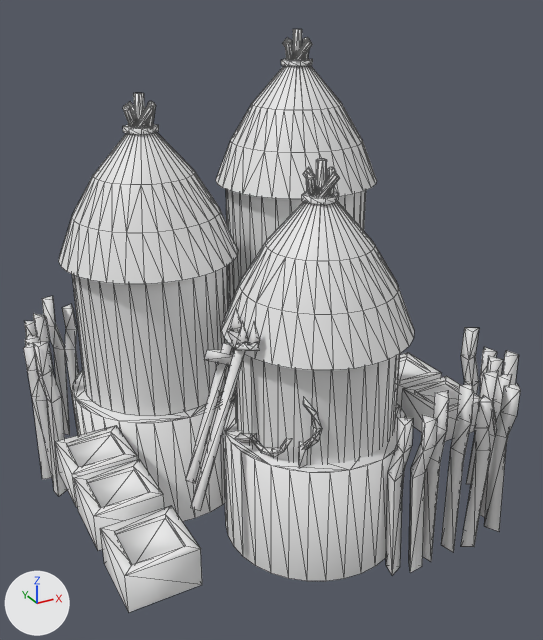
Before and after pictures for a commit that changed the COLLADA model art/meshes/structural/nok/farmstead.dae.
The view is the same before and after, from a camera (50 mm lens) standing at (-13.0, -21.9, 13.2) and looking at (-2.5, -2.8, 3.7). The axes (+X, +Y, +Z) are drawn at lower left. The lights are the same throughout. The first picture is the older version. Mesh edges are drawn as thin lines. Materials are left out; every surface is plain grey.

Objects in the first picture: 'farmstead'.
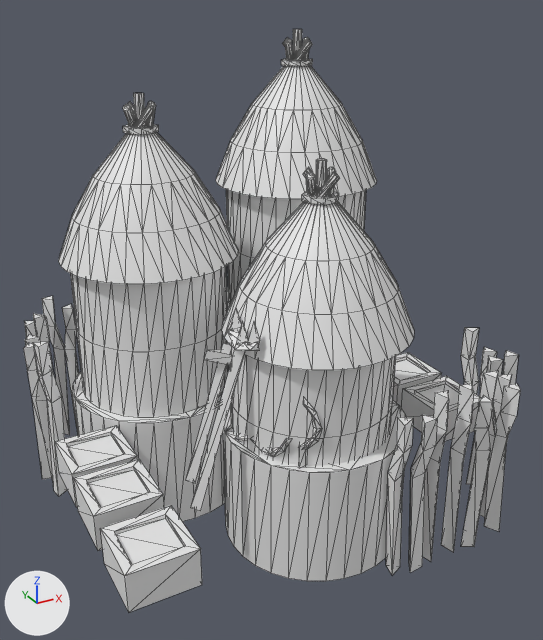
The newer file is also turned or shifted as a whole; pictures and numbers use the older file's frame.

Scene script edits in JSON lines:
```json
{"block": "me_cilindro_026", "where": "# used by ob_farmstead; location = (0.0, 0.0, 0.0)"}
{"op": "remove", "block": "me_cilindro_026", "code": "me_cilindro_026.from_pydata(...)  # 1714 vertices, 2555 faces; spans x -9.52..3.96, y -8.76..4.59, z -2.5..12.06"}
{"op": "add", "block": "me_cilindro_026", "code": "me_cilindro_026.from_pydata(...)  # 1810 vertices, 2747 faces; spans x -9.52..3.96, y -8.76..4.59, z -2.5..12.06"}
{"block": "me_cilindro_026", "change": "me_cilindro_026 part 1: the loose piece of 64 vertices spanning x -4.75..0.03, y -7.69..-2.9, z -0.03..4.43 is rebuilt with 96 vertices and now spans x -4.91..-0.12, y -7.68..-2.89, z -0.03..4.43"}
{"block": "me_cilindro_026", "change": "me_cilindro_026 part 2: the loose piece of 64 vertices spanning x -7.99..-3.21, y -3.03..1.75, z 1.33..5.79 is rebuilt with 96 vertices and now spans x -8.05..-3.26, y -3.05..1.74, z 1.3..5.76"}
{"block": "me_cilindro_026", "change": "me_cilindro_026 part 3: 32 vertices added at x -2.39..2.39, y -2.39..2.39, z 5.12"}
```

Pixel boxes (x1, y1, x2, y2) of what changed, in the pictures (543 x 640 px):
```json
{"part": 1, "of": "me_cilindro_026", "change": "rebuilt", "before": [234, 348, 400, 464], "after": [231, 346, 396, 466]}
{"part": 2, "of": "me_cilindro_026", "change": "rebuilt", "before": [72, 265, 230, 416], "after": [70, 267, 229, 417]}
{"part": 3, "of": "me_cilindro_026", "change": "added", "after": [226, 189, 366, 304]}
```
